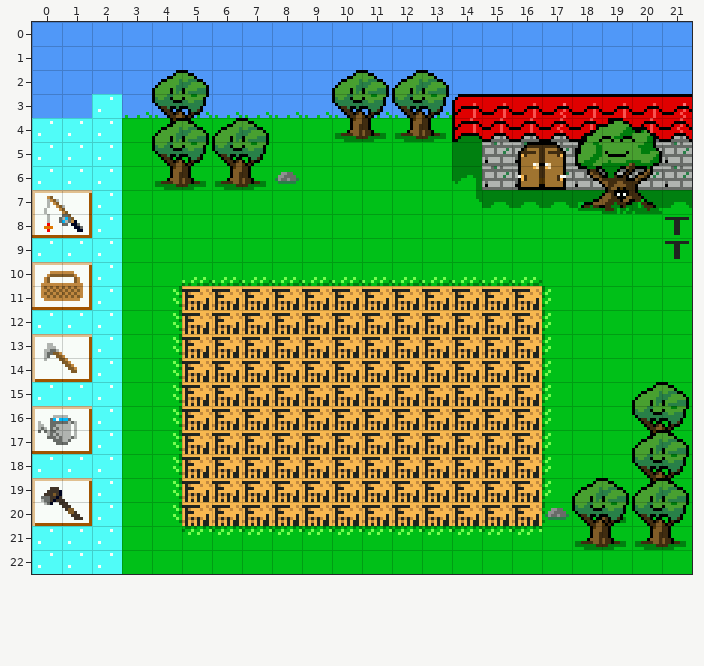
Two states of a Tiled map, maps/farmMap.tmx. That is the earlier state.
Cells are 10x8 px. Shown: x 0..21, y 0..22.
Now the later version:
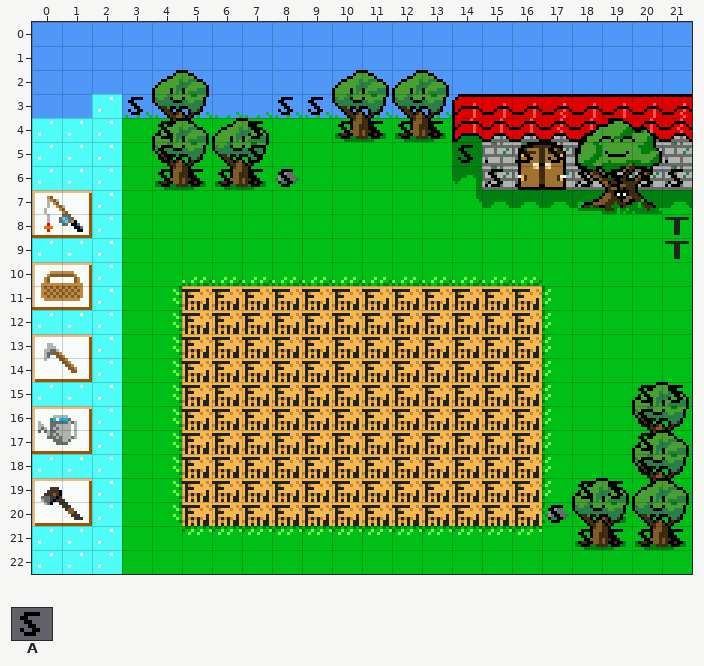
Key: from "farm-tiles": A 90.
_ is an empty cell.
Commit: Adding SOLID event for collisions
What changed:
Changed rows in their new state; . is an unchanged cell.
Layer "Event":
first column x 3:
 3 A....AA............
 4 .A..A..AAAA........
 5 .A..A......A.AA....
 6 .AAAAA......A..AAAA
first column x 17:
15 ...AA
16 ...A.
17 ...A.
18 ...A.
19 .AA..
20 A....
21 .AAAA
